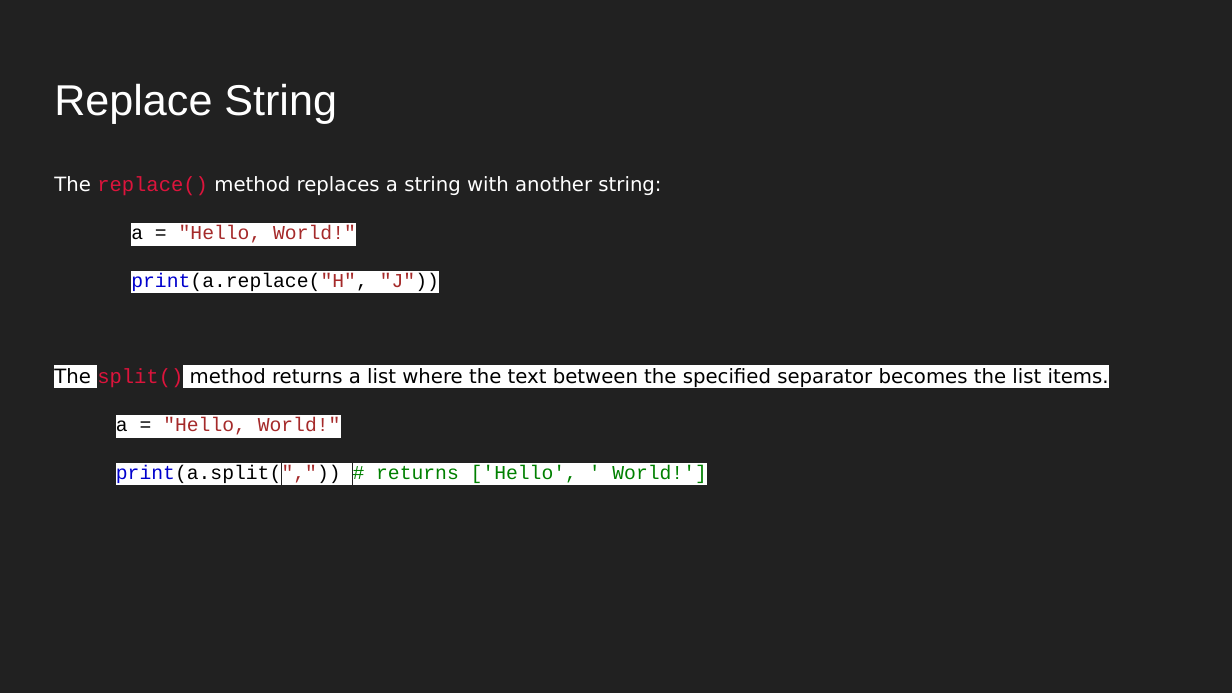
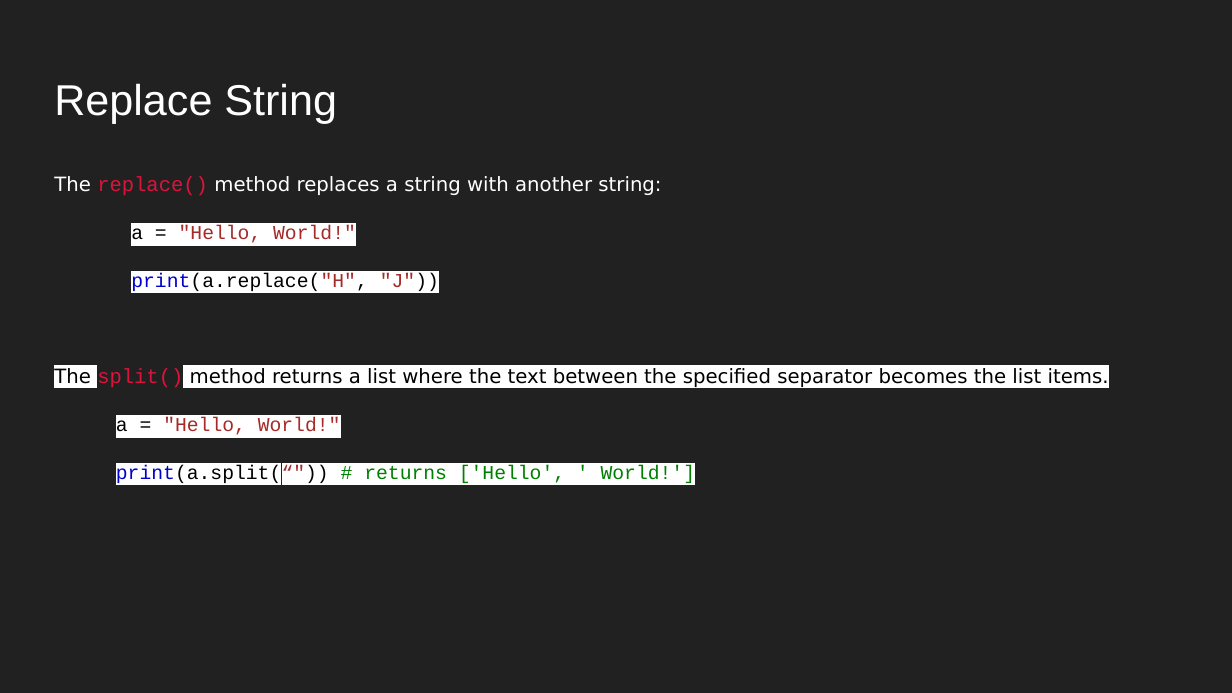
Before and after one commit to nsolaf1/Technology_Programming, a slide deck: slide 26 of Slides/Lesson 9 Data Types .pptx. Drawn at 1232x693 pixels with LibreOffice and Linux fonts; fonts in the diff are those of the drawing. Boxes give left, top, right and bottom in pixels: in the first picture for what was removed or moved away, otherwise in the second. Text is boxed around its words. In the diff, an @@ line names an element or a change of style, - is before the commit and + after.

```diff
--- a/Slides/Lesson 9 Data Types .pptx
+++ b/Slides/Lesson 9 Data Types .pptx
@@ text at box(116, 465, 696, 485): text changed @@
-print(a.split(",")) # returns ['Hello', ' World!']
+print(a.split(“")) # returns ['Hello', ' World!']
```
Also in this commit, not shown: 12 other slides changed, 6 other files.
